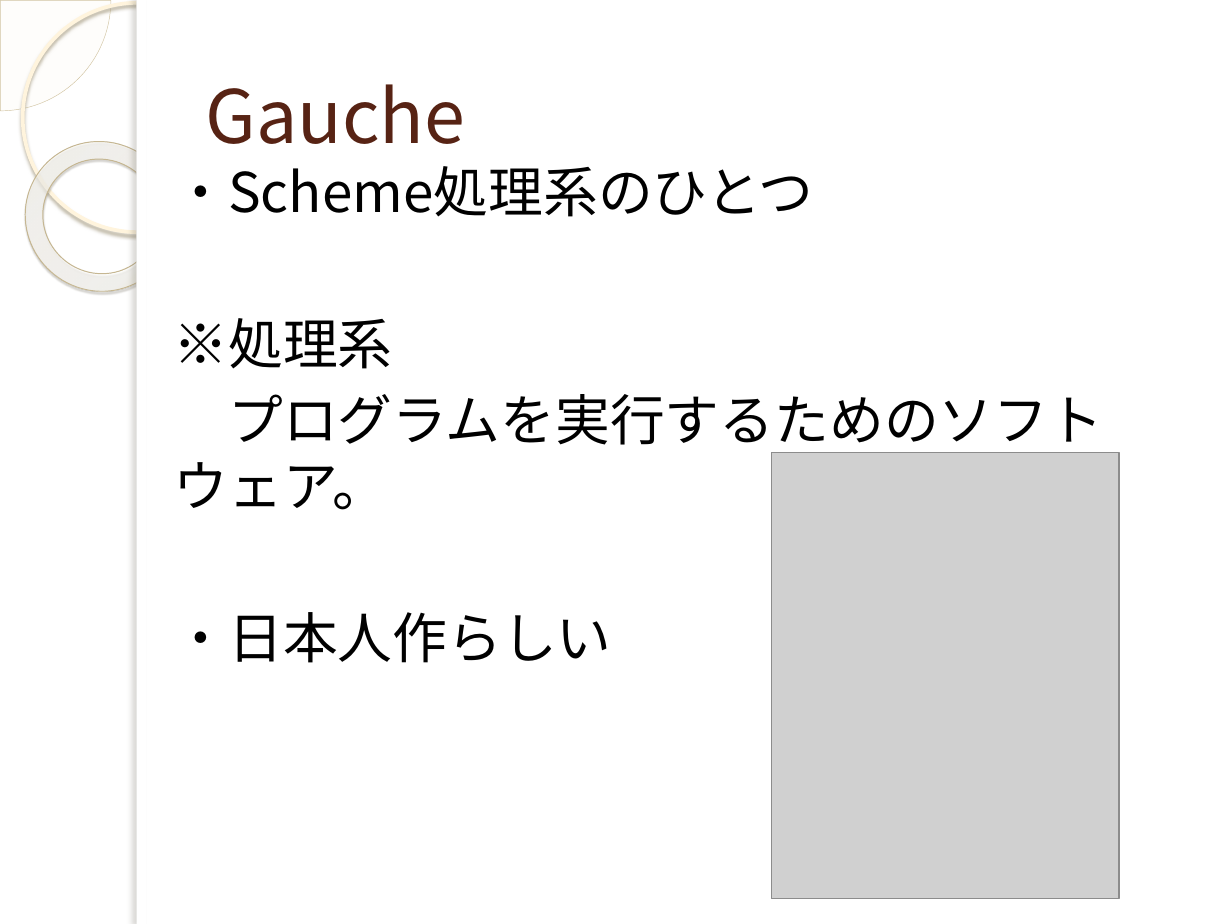
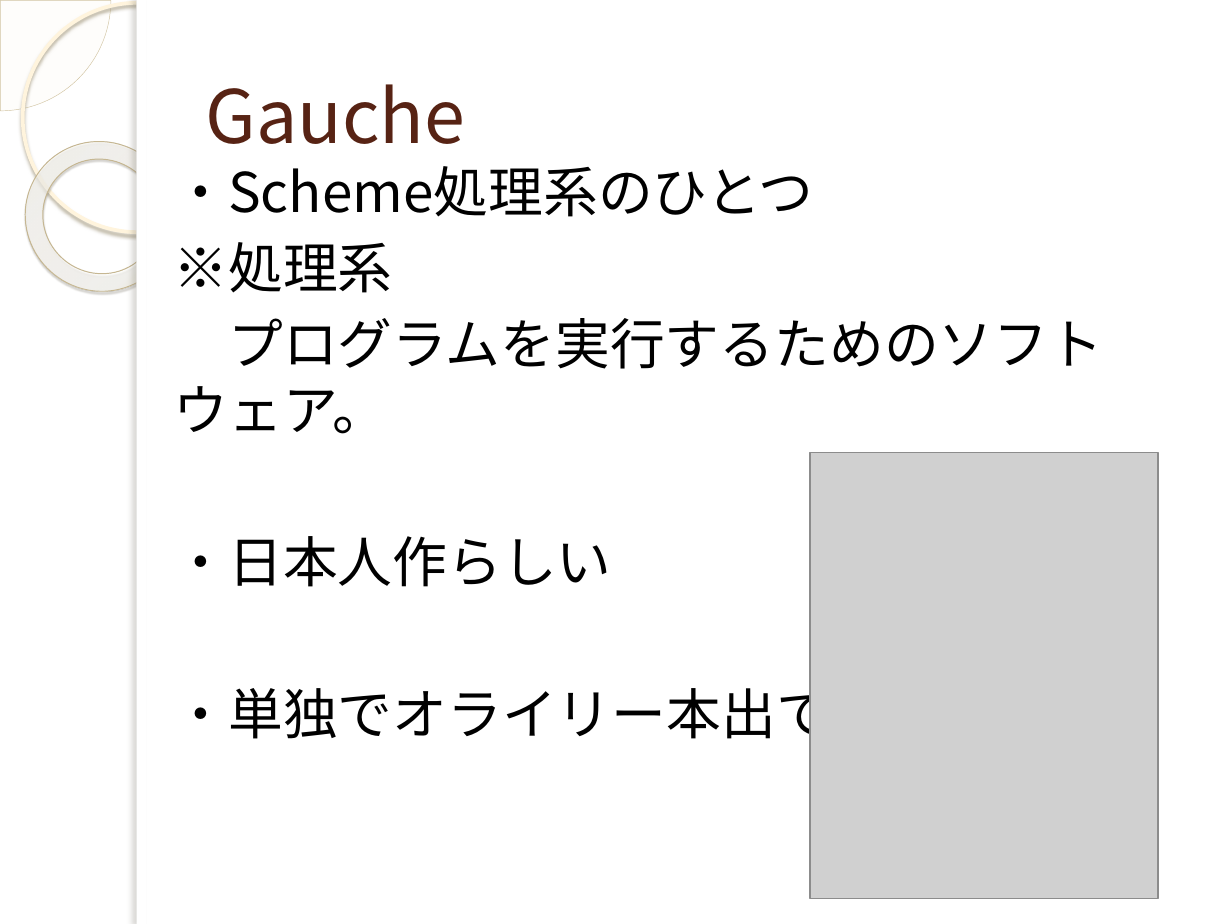
Before and after one commit to yuridonus/FEstudy, a slide deck: slide 12 of scheme.pptx (slide 17 before the commit). Drawn at 1232x924 pixels with LibreOffice and Linux fonts; fonts in the diff are those of the drawing; grey boxes stand for pictures; background and template pictures are left out. Boxes give left, top, right and bottom in pixels: in the first picture for what was removed or moved away, otherwise in the second. Text is boxed around its words. In the diff, an @@ line names an element or a change of style, - is before the commit and + after.

```diff
--- a/scheme.pptx
+++ b/scheme.pptx
@@ picture: place and size @@
-picture at [771, 452, 1119, 898]
+picture at [809, 452, 1157, 898]
@@ text at [174, 678, 886, 748]: paragraph added @@
+・単独でオライリー本出てる
```
Also in this commit, not shown: 18 other slides changed, 1 slide added, 6 slides removed, 3 other files.
